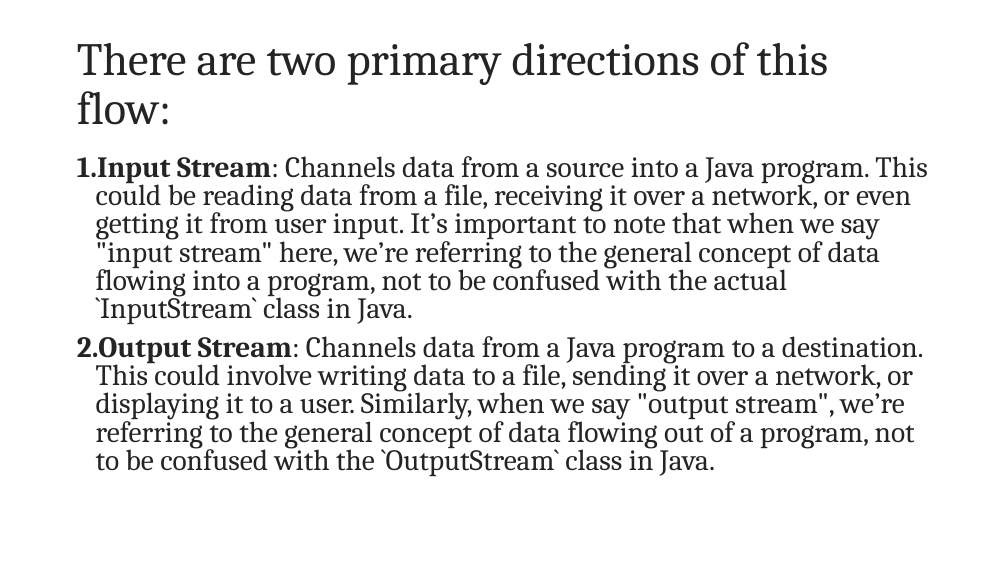
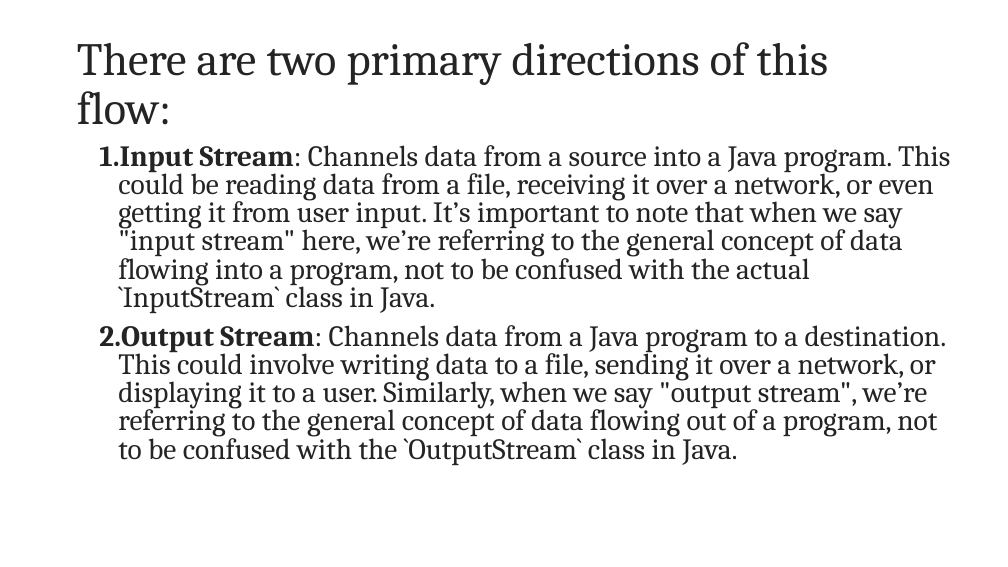
Before and after one commit to maddireddy/Core-Java, a slide deck: slide 152 of Notes/Core_Java.pptx. Drawn at 1008x567 pixels with LibreOffice and Linux fonts; fonts in the diff are those of the drawing. Boxes give left, top, right and bottom in pixels: in the first picture for what was removed or moved away, otherwise in the second. Text is boxed around its words. In the diff, an @@ line names an element or a change of style, - is before the commit and + after.

```diff
--- a/Notes/Core_Java.pptx
+++ b/Notes/Core_Java.pptx
@@ text "Input Stream: Channels data from ...": place and size @@
-text "Input Stream: Channels data from ..." at bbox=[77, 156, 927, 476]
+text "Input Stream: Channels data from ..." at bbox=[99, 145, 950, 465]
```
Also in this commit, not shown: 2 other slides changed, 6 other files.
